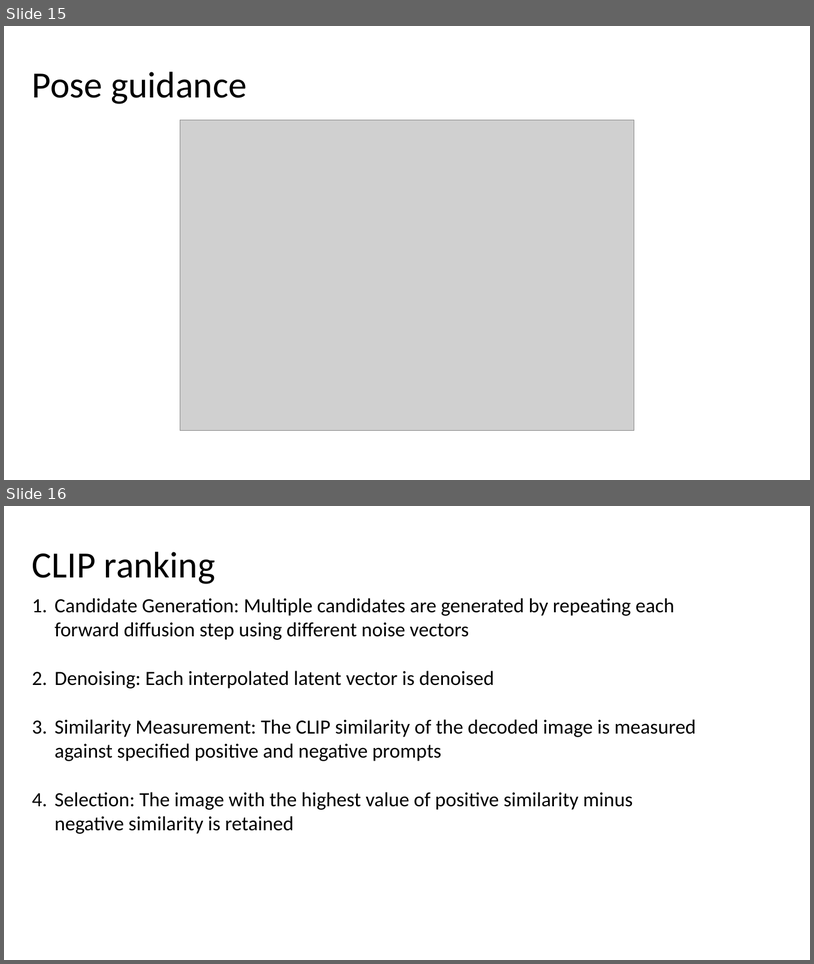
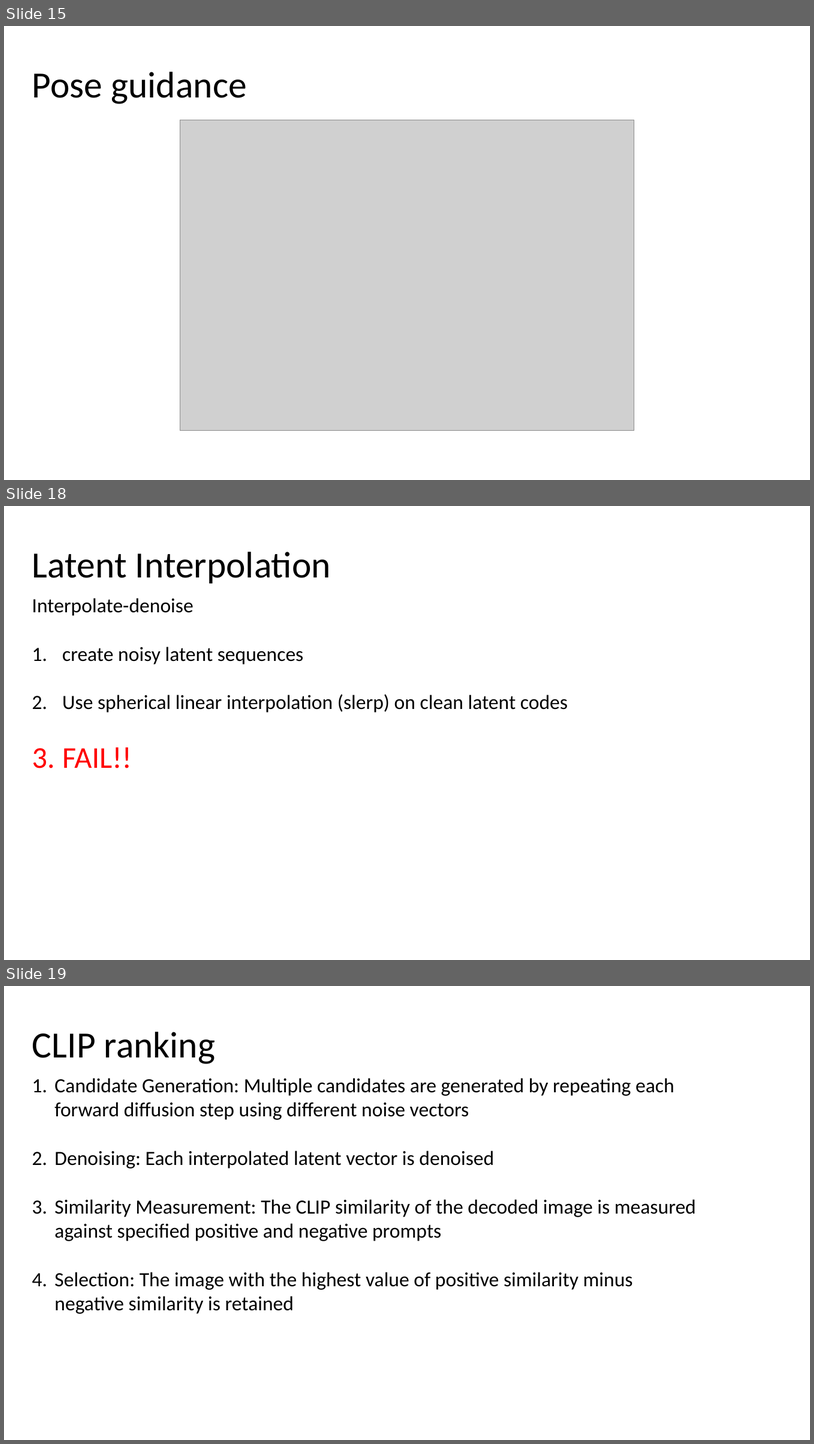
Before and after one commit to jasonfghx/lilicoco, a slide deck: diffusion書報/DDPM.pptx. Shown one above the other, each under a label of ours: slides 15 and 16 before the commit, slides 15, 18 and 19 after it; the slides between them are not shown. The pictures are 814x964 and 814x1444 pixels, drawn with LibreOffice and Linux fonts; fonts in the diff are those of the drawing; grey boxes stand for pictures. Boxes give left, top, right and bottom in pixels: in the first picture for what was removed or moved away, otherwise in the second. Text is boxed around its words. In the diff, an @@ line names an element or a change of style, - is before the commit and + after.

```diff
--- a/diffusion書報/DDPM.pptx
+++ b/diffusion書報/DDPM.pptx
@@ slide 18 added at (4, 506, 810, 960), background #FFFFFF @@
@@ title added at (32, 552, 331, 583), 44 pt, text #000000 @@
+Latent Interpolation
@@ text added at (32, 598, 568, 768), 24 pt, text #000000 @@
+Interpolate-denoise
+1. create noisy latent sequences
+2. Use spherical linear interpolation (slerp) on clean latent codes
+3. FAIL!!
@@ what was slide 16 is now slide 19 @@
```
Also in this commit, not shown: 2 other slides added.
